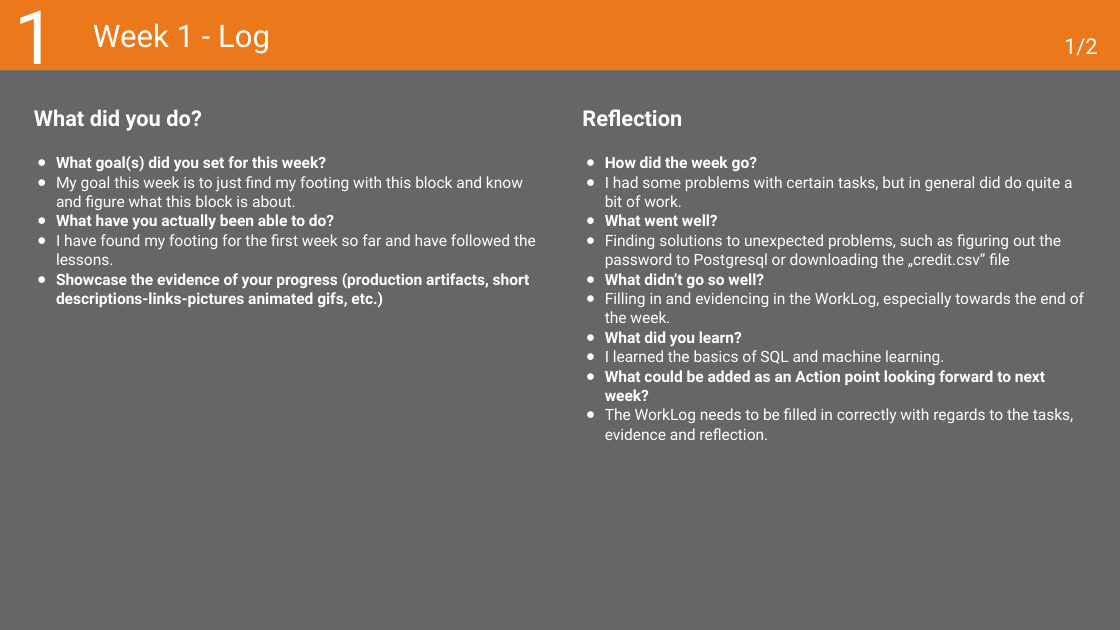
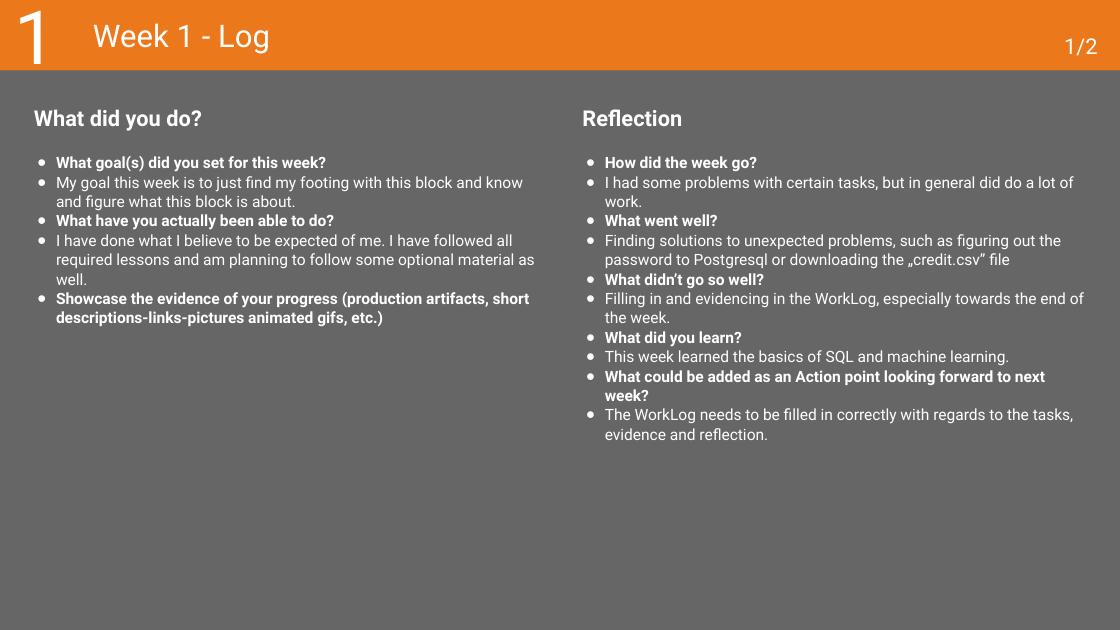
Before and after one commit to MaksBurchard240894/HFG7, a slide deck: slide 9 of Deliverables/Learning Log - Y1B-2024-25_ADSAI.pptx. Drawn at 1120x630 pixels with LibreOffice and Linux fonts; fonts in the diff are those of the drawing. Boxes give left, top, right and bottom in pixels: in the first picture for what was removed or moved away, otherwise in the second. Text is boxed around its words. In the diff, an @@ line names an element or a change of style, - is before the commit and + after.

Commit message:
Week 2 finish and week 3 start.

```diff
--- a/Deliverables/Learning Log - Y1B-2024-25_ADSAI.pptx
+++ b/Deliverables/Learning Log - Y1B-2024-25_ADSAI.pptx
@@ text at (605, 176, 1074, 207): text changed @@
-● I had some problems with certain tasks, but in general did do quite a bit of work.
+● I had some problems with certain tasks, but in general did do a lot of work.
@@ text at (56, 234, 534, 285): text changed @@
-● I have found my footing for the first week so far and have followed the lessons.
+● I have done what I believe to be expected of me. I have followed all required lessons and am planning to follow some optional material as well.
@@ text at (605, 350, 1009, 365): text changed @@
-● I learned the basics of SQL and machine learning.
+● This week learned the basics of SQL and machine learning.
```
Also in this commit, not shown: 4 other slides changed, 5 other files.
